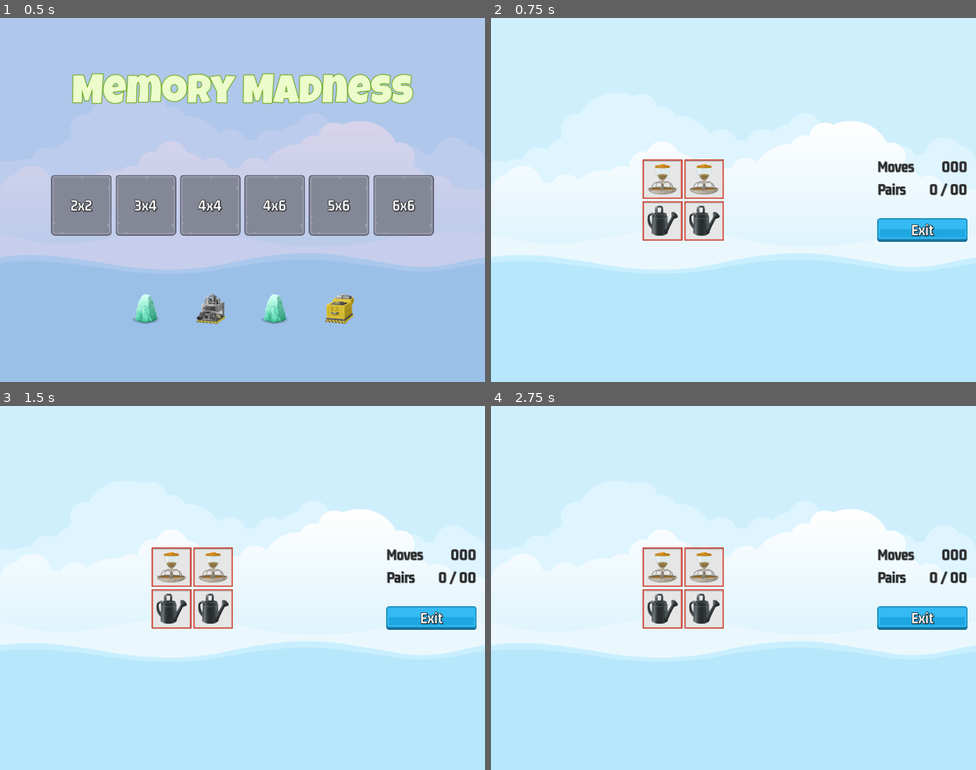
Above: before the commit, frames 1-4 (two rows, left to right).
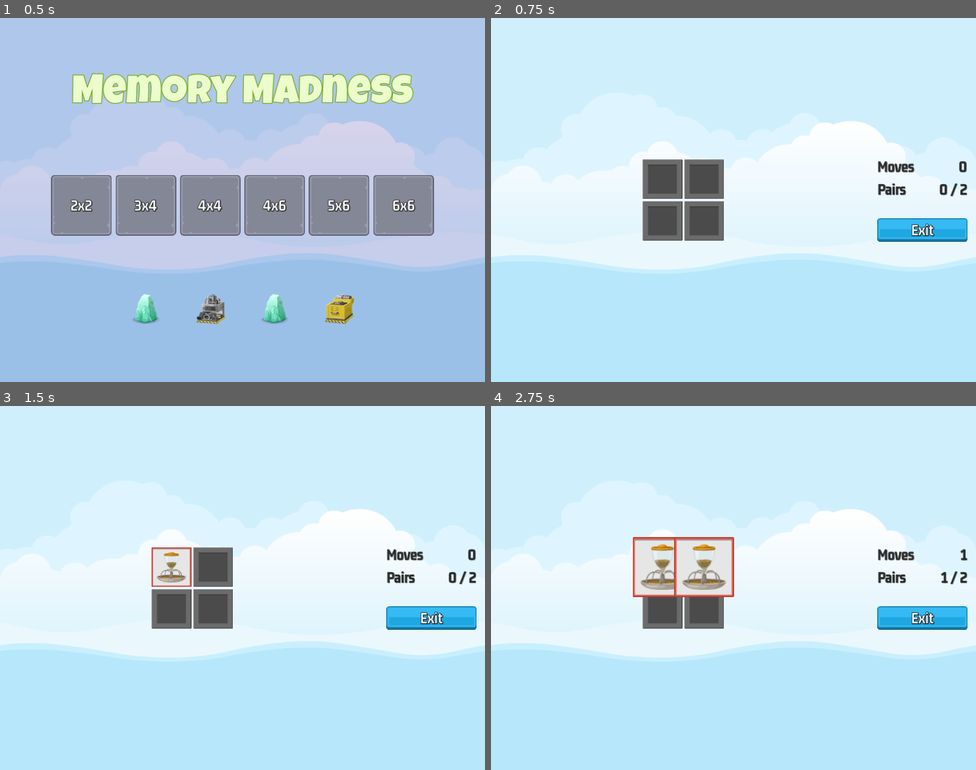
Above: after the commit, the same moments.

Repository: vanonselenp/jam
Game: Godot game, scene res://scenes/master_scene/master_scene.tscn
The game is run twice, just before and just after one commit, with the same random seed, the same clock (stepped at 60 frames per second) and the same inputs.
Inputs (mouse positions are in pixels of both pictures, inside the frame that each line leads up to):
- Up to frame 1 (0.5 s): no input
- Up to frame 2 (0.75 s): click "2x2" at 0.5 s
- Up to frame 3 (1.5 s): click (169, 566) at 1.25 s
- Up to frame 4 (2.75 s): click (704, 566) at 2.02 s

Frame 1 is identical in both runs. In frame 2, 3.6% of the frame differs, in the area x 31-99%, y 38-62%; in frame 3, 2.7%; in frame 4, 3.5%.

Commit message:
main: madness done

Diff:
--- /dev/null
+++ b/jumpstart-godot/memory_madness/assets/gm_84_Green.tres
@@ -0,0 +1,10 @@
+[gd_resource type="LabelSettings" load_steps=2 format=3 uid="uid://bls10eik25nem"]
+
+[ext_resource type="FontFile" uid="uid://bb167qh56f3i4" path="res://assets/fonts/LuckiestGuy-Regular.ttf" id="1_5wqrf"]
+
+[resource]
+font = ExtResource("1_5wqrf")
+font_size = 84
+font_color = Color(0.92549, 0.988235, 0.796078, 1)
+outline_size = 6
+outline_color = Color(0.396078, 0.639216, 0.0431373, 1)
--- a/jumpstart-godot/memory_madness/scenes/front_sprite/front_sprite.gd
+++ b/jumpstart-godot/memory_madness/scenes/front_sprite/front_sprite.gd
@@ -32,3 +32,4 @@
 	tween.tween_property(self, "rotation", get_random_rotation(), get_random_spin_time())
 	tween.tween_property(self, "rotation", get_random_rotation(), get_random_spin_time())
 	tween.tween_property(self, "scale", SCALE_SMALL, SCALE_TIME)
+	tween.tween_callback(run_animation)
--- /dev/null
+++ b/jumpstart-godot/memory_madness/scenes/game_over/game_over.gd
@@ -0,0 +1,18 @@
+extends Control
+
+
+@onready var moves_label = $NinePatchRect/MC/VB/HB/MovesLabel
+
+# Called when the node enters the scene tree for the first time.
+func _ready():
+	SignalManager.on_game_over.connect(on_game_over)
+
+
+func _on_exit_button_pressed():
+	hide()
+	SignalManager.on_game_exited_pressed.emit()
+
+
+func on_game_over(moves: int) -> void:
+	moves_label.text = str(moves)
+	show()
--- /dev/null
+++ b/jumpstart-godot/memory_madness/scenes/game_over/game_over.tscn
@@ -0,0 +1,113 @@
+[gd_scene load_steps=10 format=3 uid="uid://dysxc5r1oetkp"]
+
+[ext_resource type="Script" path="res://scenes/game_over/game_over.gd" id="1_2wwou"]
+[ext_resource type="Texture2D" uid="uid://ljkrwuaoaw72" path="res://assets/ui/UIbg.png" id="1_8u60o"]
+[ext_resource type="FontFile" uid="uid://bb167qh56f3i4" path="res://assets/fonts/LuckiestGuy-Regular.ttf" id="2_jv7f0"]
+[ext_resource type="LabelSettings" uid="uid://dou4u65afq00m" path="res://assets/gm_32_darkgrey.tres" id="3_j10ga"]
+[ext_resource type="Texture2D" uid="uid://dn0x5eqlr1eay" path="res://assets/ui/blue_button00.png" id="4_lf68s"]
+[ext_resource type="Texture2D" uid="uid://d3aqf3rx746ky" path="res://assets/ui/yellow_button00.png" id="5_iasfk"]
+[ext_resource type="Texture2D" uid="uid://covxi723tlbo3" path="res://assets/ui/green_button00.png" id="6_jf0gh"]
+[ext_resource type="LabelSettings" uid="uid://bo00yd8e2adh5" path="res://assets/gm_32_white.tres" id="7_6m82q"]
+
+[sub_resource type="LabelSettings" id="LabelSettings_kv571"]
+font = ExtResource("2_jv7f0")
+font_size = 84
+font_color = Color(0.337255, 0.988235, 0.796078, 1)
+outline_size = 6
+outline_color = Color(0, 0.290196, 0.647059, 1)
+
+[node name="GameOver" type="Control"]
+layout_mode = 3
+anchors_preset = 15
+anchor_right = 1.0
+anchor_bottom = 1.0
+grow_horizontal = 2
+grow_vertical = 2
+script = ExtResource("1_2wwou")
+
+[node name="NinePatchRect" type="NinePatchRect" parent="."]
+layout_mode = 1
+anchors_preset = 8
+anchor_left = 0.5
+anchor_top = 0.5
+anchor_right = 0.5
+anchor_bottom = 0.5
+offset_left = -256.0
+offset_top = -192.0
+offset_right = 256.0
+offset_bottom = 192.0
+grow_horizontal = 2
+grow_vertical = 2
+texture = ExtResource("1_8u60o")
+patch_margin_left = 10
+patch_margin_top = 10
+patch_margin_right = 10
+patch_margin_bottom = 10
+
+[node name="MC" type="MarginContainer" parent="NinePatchRect"]
+layout_mode = 1
+anchors_preset = 15
+anchor_right = 1.0
+anchor_bottom = 1.0
+grow_horizontal = 2
+grow_vertical = 2
+theme_override_constants/margin_left = 24
+theme_override_constants/margin_top = 24
+theme_override_constants/margin_right = 24
+theme_override_constants/margin_bottom = 24
+
+[node name="VB" type="VBoxContainer" parent="NinePatchRect/MC"]
+layout_mode = 2
+theme_override_constants/separation = 32
+
+[node name="Label" type="Label" parent="NinePatchRect/MC/VB"]
+layout_mode = 2
+text = "You Win!"
+label_settings = SubResource("LabelSettings_kv571")
+horizontal_alignment = 1
+
+[node name="HB" type="HBoxContainer" parent="NinePatchRect/MC/VB"]
+layout_mode = 2
+
+[node name="Label" type="Label" parent="NinePatchRect/MC/VB/HB"]
+layout_mode = 2
+size_flags_horizontal = 3
+text = "Moves Taken:"
+label_settings = ExtResource("3_j10ga")
+vertical_alignment = 1
+
+[node name="MovesLabel" type="Label" parent="NinePatchRect/MC/VB/HB"]
+layout_mode = 2
+text = "0000
+"
+label_settings = ExtResource("3_j10ga")
+horizontal_alignment = 2
+vertical_alignment = 1
+
+[node name="Control" type="Control" parent="NinePatchRect/MC/VB"]
+custom_minimum_size = Vector2(32, 2.08165e-12)
+layout_mode = 2
+
+[node name="ExitButton" type="TextureButton" parent="NinePatchRect/MC/VB"]
+layout_mode = 2
+size_flags_horizontal = 4
+texture_normal = ExtResource("4_lf68s")
+texture_pressed = ExtResource("5_iasfk")
+texture_hover = ExtResource("6_jf0gh")
+
+[node name="Label" type="Label" parent="NinePatchRect/MC/VB/ExitButton"]
+layout_mode = 1
+anchors_preset = 14
+anchor_top = 0.5
+anchor_right = 1.0
+anchor_bottom = 0.5
+offset_top = -11.5
+offset_bottom = 11.5
+grow_horizontal = 2
+grow_vertical = 2
+text = "Exit"
+label_settings = ExtResource("7_6m82q")
+horizontal_alignment = 1
+vertical_alignment = 1
+
+[connection signal="pressed" from="NinePatchRect/MC/VB/ExitButton" to="." method="_on_exit_button_pressed"]
--- a/jumpstart-godot/memory_madness/scenes/game_screen/game_screen.gd
+++ b/jumpstart-godot/memory_madness/scenes/game_screen/game_screen.gd
@@ -5,24 +5,27 @@
 
 @onready var sound = $Sound
 @onready var tile_container = $HBoxContainer/MarginGrid/TileContainer
+@onready var scorer: Scorer = $Scorer
+@onready var moves_label = $HBoxContainer/MarginLabels/VBoxContainer/HB/MovesLabel
+@onready var pairs_label = $HBoxContainer/MarginLabels/VBoxContainer/HB2/PairsLabel
+@onready var h_box_container = $HBoxContainer
+@onready var game_over = $GameOver
 
 
 # Called when the node enters the scene tree for the first time.
 func _ready():
 	SignalManager.on_level_selected.connect(on_level_selected)
+	SignalManager.on_game_over.connect(on_game_over)
 
 
 # Called every frame. 'delta' is the elapsed time since the previous frame.
-func _process(delta):
-	pass
+func _process(_delta):
+	moves_label.text = scorer.get_moves_made()
+	pairs_label.text = scorer.get_pairs_made()
 
 
 func _on_exit_button_pressed():
 	SoundManager.play_button_click(sound)
-
-	for child in tile_container.get_children():
-		child.queue_free()
-
 	SignalManager.on_game_exited_pressed.emit()
 
 
@@ -40,3 +43,11 @@
 
 	for item in level_selection.images:
 		add_memory_tile(item, frame_image)
+
+	scorer.clear_new_game(level_selection.target_pairs)
+	h_box_container.show()
+	game_over.hide()
+
+
+func on_game_over(_moves: int) -> void:
+	h_box_container.hide()
--- a/jumpstart-godot/memory_madness/scenes/game_screen/game_screen.tscn
+++ b/jumpstart-godot/memory_madness/scenes/game_screen/game_screen.tscn
@@ -7,6 +7,8 @@
 [ext_resource type="Texture2D" uid="uid://dn0x5eqlr1eay" path="res://assets/ui/blue_button00.png" id="2_icp2n"]
 [ext_resource type="Texture2D" uid="uid://d3aqf3rx746ky" path="res://assets/ui/yellow_button00.png" id="3_37kvk"]
 [ext_resource type="Texture2D" uid="uid://covxi723tlbo3" path="res://assets/ui/green_button00.png" id="4_h4xvf"]
+[ext_resource type="PackedScene" uid="uid://qaxmjmlyj4nb" path="res://scenes/scorer/scorer.tscn" id="8_pxe2d"]
+[ext_resource type="PackedScene" uid="uid://dysxc5r1oetkp" path="res://scenes/game_over/game_over.tscn" id="9_v2cow"]
 
 [node name="GameScreen" type="Control"]
 layout_mode = 3
@@ -17,6 +19,9 @@
 grow_vertical = 2
 script = ExtResource("1_c7x1m")
 mem_tile_scene = ExtResource("2_bo7i8")
+
+[node name="GameOver" parent="." instance=ExtResource("9_v2cow")]
+layout_mode = 1
 
 [node name="HBoxContainer" type="HBoxContainer" parent="."]
 layout_mode = 1
@@ -104,4 +109,6 @@
 
 [node name="Sound" type="AudioStreamPlayer" parent="."]
 
+[node name="Scorer" parent="." instance=ExtResource("8_pxe2d")]
+
 [connection signal="pressed" from="HBoxContainer/MarginLabels/VBoxContainer/ExitButton" to="." method="_on_exit_button_pressed"]
--- a/jumpstart-godot/memory_madness/scenes/main_screen/main_screen.gd
+++ b/jumpstart-godot/memory_madness/scenes/main_screen/main_screen.gd
@@ -19,7 +19,3 @@
 	var button = level_button_scene.instantiate()
 	hb_levels.add_child(button)
 	button.set_level_number(level_num)
-
-# Called every frame. 'delta' is the elapsed time since the previous frame.
-func _process(delta):
-	pass
--- a/jumpstart-godot/memory_madness/scenes/main_screen/main_screen.tscn
+++ b/jumpstart-godot/memory_madness/scenes/main_screen/main_screen.tscn
@@ -1,16 +1,9 @@
-[gd_scene load_steps=6 format=3 uid="uid://dhwyvh654j7l2"]
+[gd_scene load_steps=5 format=3 uid="uid://dhwyvh654j7l2"]
 
 [ext_resource type="Script" path="res://scenes/main_screen/main_screen.gd" id="1_7j7c3"]
-[ext_resource type="FontFile" uid="uid://bb167qh56f3i4" path="res://assets/fonts/LuckiestGuy-Regular.ttf" id="1_rdk0e"]
 [ext_resource type="PackedScene" uid="uid://cgnogm3urf6hn" path="res://scenes/front_sprite/front_sprite.tscn" id="3_5uw48"]
 [ext_resource type="PackedScene" uid="uid://xfta5jfqa3pi" path="res://scenes/level_button/level_button.tscn" id="3_oj6i3"]
-
-[sub_resource type="LabelSettings" id="LabelSettings_cem7n"]
-font = ExtResource("1_rdk0e")
-font_size = 84
-font_color = Color(0.92549, 0.988235, 0.796078, 1)
-outline_size = 6
-outline_color = Color(0.396078, 0.639216, 0.0431373, 1)
+[ext_resource type="LabelSettings" uid="uid://bls10eik25nem" path="res://assets/gm_84_Green.tres" id="3_oxf2l"]
 
 [node name="MainScreen" type="Control"]
 layout_mode = 3
@@ -46,7 +39,7 @@
 [node name="Title" type="Label" parent="VBoxContainer"]
 layout_mode = 2
 text = "Memory Madness"
-label_settings = SubResource("LabelSettings_cem7n")
+label_settings = ExtResource("3_oxf2l")
 horizontal_alignment = 1
 vertical_alignment = 1
 
--- a/jumpstart-godot/memory_madness/scenes/master_scene/master_scene.gd
+++ b/jumpstart-godot/memory_madness/scenes/master_scene/master_scene.gd
@@ -25,9 +25,10 @@
 
 func on_game_exited_pressed() -> void:
 	show_game(GAME_STATE.MAIN)
+	GameManager.clear_nodes_of_group(GameManager.TILE_GROUP)
 	SoundManager.play_sound(sound, SoundManager.SOUND_MAIN_MENU)
 
 
-func on_level_selected(level_num: int) -> void:
+func on_level_selected(_level_num: int) -> void:
 	show_game(GAME_STATE.GAME)
 	SoundManager.play_sound(sound, SoundManager.SOUND_IN_GAME)
--- a/jumpstart-godot/memory_madness/scenes/memory_tile/memory_tile.gd
+++ b/jumpstart-godot/memory_madness/scenes/memory_tile/memory_tile.gd
@@ -1,4 +1,7 @@
 extends TextureButton
+
+
+class_name MemoryTile
 
 
 @onready var frame_image = $FrameImage
@@ -6,17 +9,51 @@
 
 
 var item_name: String
+var can_select: bool = true
 
 # Called when the node enters the scene tree for the first time.
 func _ready():
+	SignalManager.on_selection_disabled.connect(on_selection_disabled)
+	SignalManager.on_selection_enabled.connect(on_selection_enabled)
 	pass # Replace with function body.
 
 
 func get_item_name() -> String:
-	return item_image
+	return item_name
 
 
 func setup(item: Dictionary, frame_image_texture: CompressedTexture2D) -> void:
 	frame_image.texture = frame_image_texture
 	item_image.texture = item.texture
 	item_name = item.name
+	reveal(false)
+
+
+func kill_on_success() -> void:
+	z_index = 1
+	var tween = get_tree().create_tween()
+	tween.set_parallel(true)
+	tween.tween_property(self, "disabled", true, 0)
+	tween.tween_property(self, "rotation", deg_to_rad(720), 0.5)
+	tween.tween_property(self, "scale", Vector2(1.5, 1.5), 0.5)
+	tween.set_parallel(false)
+	tween.tween_interval(0.6)
+	tween.tween_property(self, "scale", Vector2(0.0, 0.0), 0.1)
+
+
+func reveal(r: bool) -> void:
+	frame_image.visible = r
+	item_image.visible = r
+
+
+func _on_pressed():
+	if can_select:
+		SignalManager.on_tile_selected.emit(self)
+
+
+func on_selection_disabled() -> void:
+	can_select = false
+
+
+func on_selection_enabled() -> void:
+	can_select = true
--- a/jumpstart-godot/memory_madness/scenes/memory_tile/memory_tile.tscn
+++ b/jumpstart-godot/memory_madness/scenes/memory_tile/memory_tile.tscn
@@ -52,3 +52,5 @@
 grow_vertical = 2
 pivot_offset = Vector2(32, 32)
 texture = ExtResource("3_6jm46")
+
+[connection signal="pressed" from="." to="." method="_on_pressed"]
--- /dev/null
+++ b/jumpstart-godot/memory_madness/scenes/scorer/scorer.gd
@@ -0,0 +1,94 @@
+extends Node
+
+
+class_name Scorer
+
+
+@onready var reveal_timer = $RevealTimer
+@onready var sound = $Sound
+
+
+var selections: Array = []
+var target_pairs = 0
+var moves_made = 0
+var pairs_made = 0
+
+
+# Called when the node enters the scene tree for the first time.
+func _ready():
+	SignalManager.on_tile_selected.connect(on_tile_selected)
+	SignalManager.on_game_exited_pressed.connect(on_game_exited_pressed)
+
+
+func clear_new_game(_target_pairs: int) -> void:
+	selections.clear()
+	target_pairs = _target_pairs
+	moves_made = 0
+	pairs_made = 0
+
+
+func check_pair_made(tile: MemoryTile) -> void:
+	tile.reveal(true)
+
+	if tile not in selections:
+		selections.append(tile)
+
+	if selections.size() != 2:
+		return
+
+	SignalManager.on_selection_disabled.emit()
+	moves_made += 1
+
+	update_selections()
+
+
+func update_selections() -> void:
+	reveal_timer.start()
+
+	if selections[0].get_item_name() == selections[1].get_item_name():
+		kill_tiles()
+
+
+func check_game_over() -> void:
+	if target_pairs == pairs_made:
+		SignalManager.on_game_over.emit(moves_made)
+
+
+func kill_tiles() -> void:
+	for item in selections:
+		item.kill_on_success()
+
+	pairs_made += 1
+
+	selections.clear()
+	SoundManager.play_sound(sound, SoundManager.SOUND_SUCCESS)
+
+
+func on_tile_selected(tile: MemoryTile) -> void:
+	SoundManager.play_tile_click(sound)
+	check_pair_made(tile)
+
+
+func hide_selections() -> void:
+	for tile in selections:
+		tile.reveal(false)
+
+	selections.clear()
+
+
+func _on_reveal_timer_timeout():
+	SignalManager.on_selection_enabled.emit()
+	hide_selections()
+	check_game_over()
+
+
+func on_game_exited_pressed() -> void:
+	reveal_timer.stop()
+
+
+func get_moves_made() -> String:
+	return str(moves_made)
+
+
+func get_pairs_made() -> String:
+	return "%s / %s" % [pairs_made, target_pairs]
--- /dev/null
+++ b/jumpstart-godot/memory_madness/scenes/scorer/scorer.tscn
@@ -0,0 +1,14 @@
+[gd_scene load_steps=2 format=3 uid="uid://qaxmjmlyj4nb"]
+
+[ext_resource type="Script" path="res://scenes/scorer/scorer.gd" id="1_g1tbq"]
+
+[node name="Scorer" type="Node"]
+script = ExtResource("1_g1tbq")
+
+[node name="RevealTimer" type="Timer" parent="."]
+wait_time = 1.2
+one_shot = true
+
+[node name="Sound" type="AudioStreamPlayer" parent="."]
+
+[connection signal="timeout" from="RevealTimer" to="." method="_on_reveal_timer_timeout"]
--- a/jumpstart-godot/memory_madness/singletons/game_manager.gd
+++ b/jumpstart-godot/memory_madness/singletons/game_manager.gd
@@ -1,6 +1,7 @@
 extends Node
 
 
+const TILE_GROUP = "tile"
 const LEVELS: Dictionary = {
 	1: { "rows": 2, "cols": 2 },
 	2: { "rows": 3, "cols": 4 },
--- a/jumpstart-godot/memory_madness/singletons/signal_manager.gd
+++ b/jumpstart-godot/memory_madness/singletons/signal_manager.gd
@@ -2,3 +2,7 @@
 
 signal on_level_selected(level_num: int)
 signal on_game_exited_pressed
+signal on_selection_enabled
+signal on_selection_disabled
+signal on_tile_selected(tile: MemoryTile)
+signal on_game_over(moves: int)
--- a/jumpstart-godot/memory_madness/singletons/sound_manager.gd
+++ b/jumpstart-godot/memory_madness/singletons/sound_manager.gd
@@ -21,11 +21,15 @@
 func play_sound(player: AudioStreamPlayer, key: String) -> void:
 	if not SOUNDS.has(key):
 		return
-
 	player.stop()
+	player.volume_db = 0.0
 	player.stream = SOUNDS[key]
 	player.play()
 
 
 func play_button_click(player: AudioStreamPlayer) -> void:
 	play_sound(player, SOUND_SELECT_BUTTON)
+
+
+func play_tile_click(player: AudioStreamPlayer) -> void:
+	play_sound(player, SOUND_SELECT_TITLE)
Not shown, changed: jumpstart-godot/memory_madness/assets/sounds/bgm_action_3.mp3.import
Not shown, changed: jumpstart-godot/memory_madness/assets/sounds/bgm_action_4.mp3.import
Not shown: 1 places in jumpstart-godot/memory_madness/scenes/game_screen/game_screen.tscn that only renumber resources
